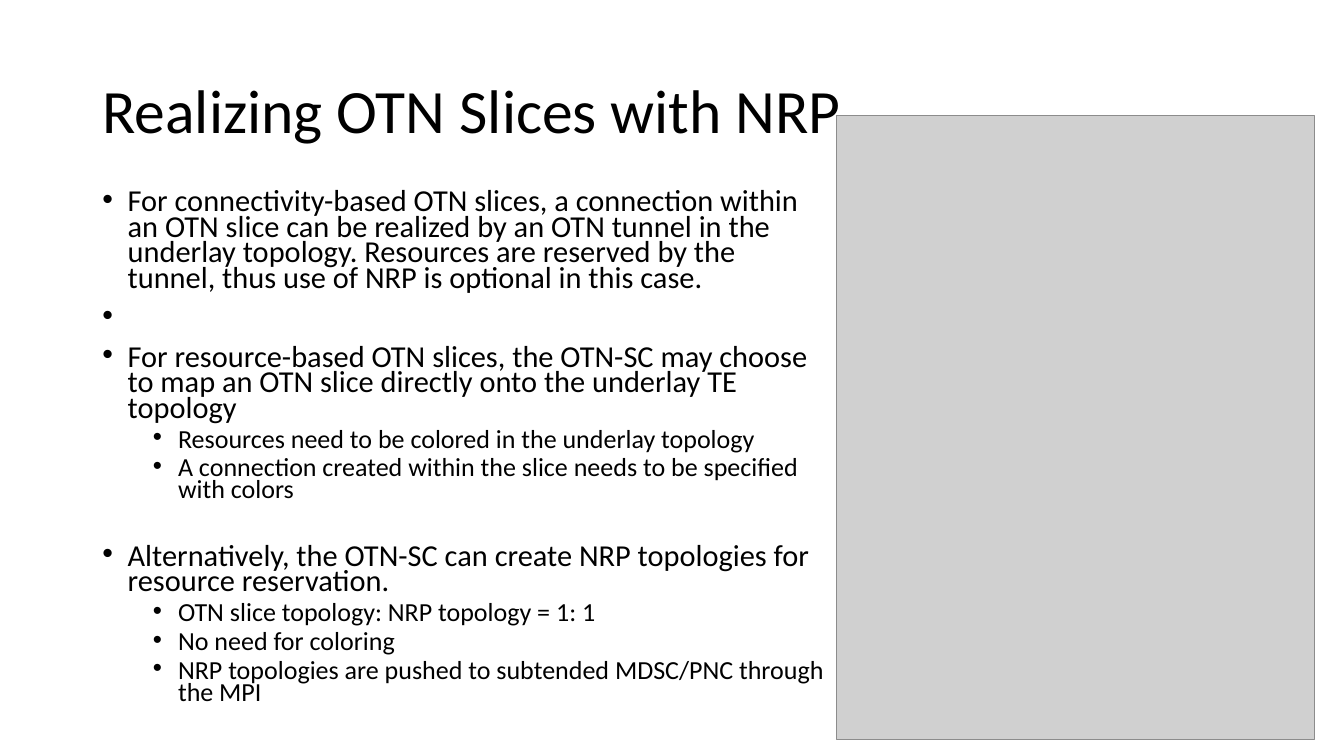
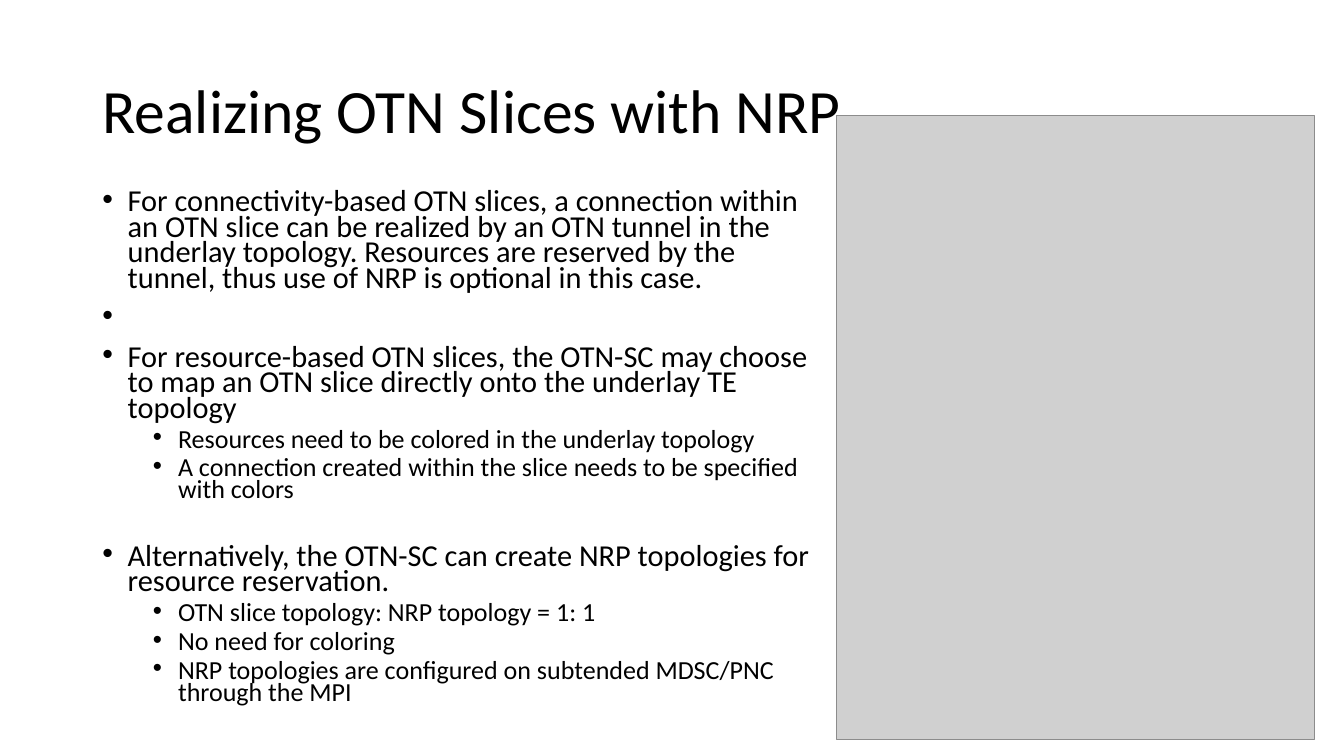
Before and after one commit to aguoietf/ietf-ccamp-yang-otn-slicing, a slide deck: slide 4 of Meeting Materials/draft-ietf-ccamp-yang-otn-slicing-02.pptx. Drawn at 1344x756 pixels with LibreOffice and Linux fonts; fonts in the diff are those of the drawing; grey boxes stand for pictures. Boxes give left, top, right and bottom in pixels: in the first picture for what was removed or moved away, otherwise in the second. Text is boxed around its words. In the diff, an @@ line names an element or a change of style, - is before the commit and + after.

```diff
--- a/Meeting Materials/draft-ietf-ccamp-yang-otn-slicing-02.pptx
+++ b/Meeting Materials/draft-ietf-ccamp-yang-otn-slicing-02.pptx
@@ text at [178,661,774,706]: text changed @@
-  • NRP topologies are pushed to subtended MDSC/PNC through the MPI
+  • NRP topologies are configured on subtended MDSC/PNC through the MPI
```
